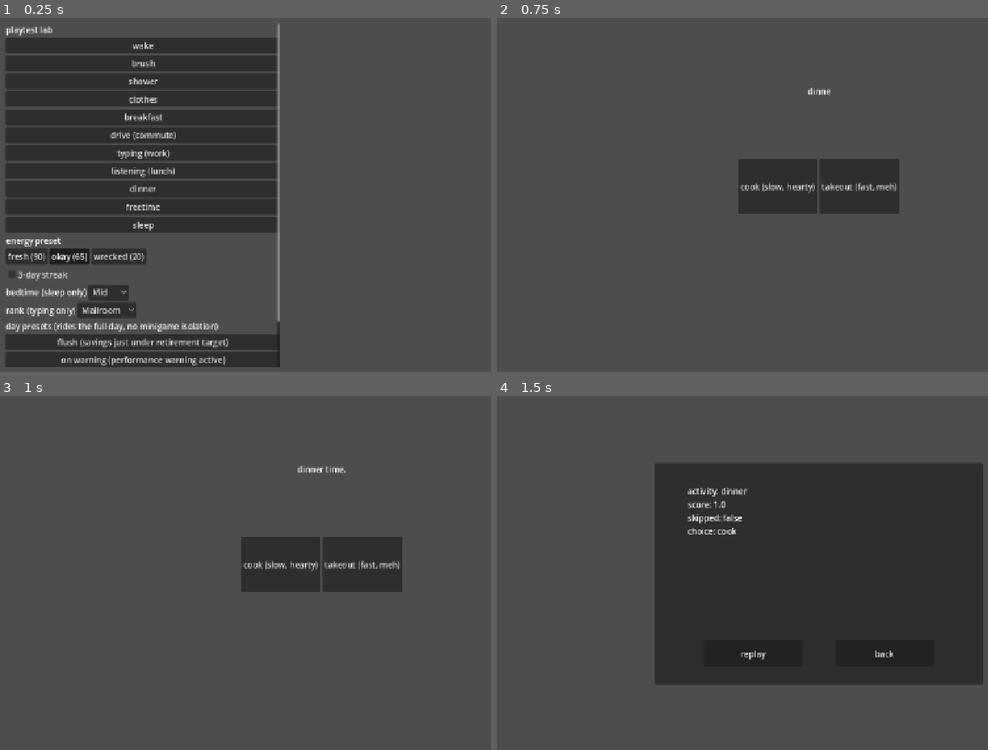
Above: before the commit, frames 1-4 (two rows, left to right).
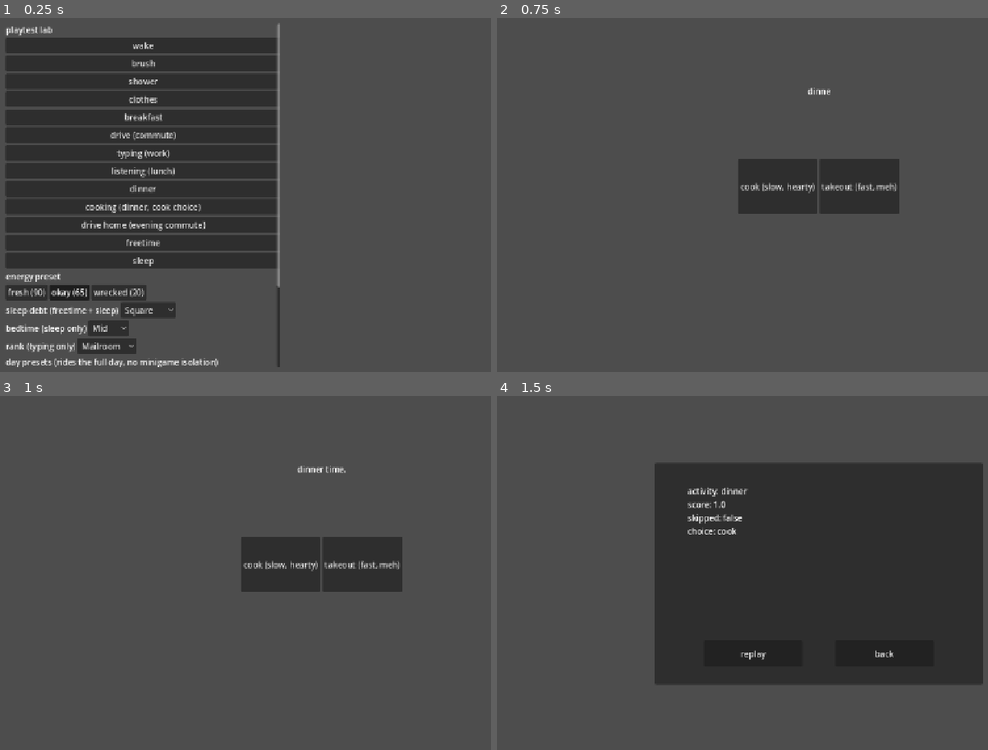
Above: after the commit, the same moments.

Repository: Crawford-Young/dog-eat-dog
Game: Godot game, scene res://scenes/dev/lab.tscn
Same seed, same stepped clock (60 frames per second), same inputs: the game is played once before the commit and once after it. This scene is started directly instead of the project's main scene.
Inputs:
- Up to frame 1 (0.25 s): no input
- Up to frame 2 (0.75 s): click "dinner" at 0.5 s
- Up to frame 3 (1 s): no input
- Up to frame 4 (1.5 s): click "cook (slow, hearty)" at 1.25 s

The runs differ from the first frame. In frame 1, 11% of the frame differs, in the area x 1-58%, y 52-99%; in frame 2, nothing differs; in frame 3, nothing differs; in frame 4, nothing differs.

Commit message:
feat(lab): reach the evening and the chronic-debt case
The habit checkbox retires with played_late and becomes a debt preset
feeding both the freetime pull and the sleep beat's ledger line. Adds
cooking and drive-home launchers, and an in_debt day preset that starts a
dog three nights behind - without it the ceiling curve, which is the
entire difficulty of the mechanic, cannot be tuned in one sitting.

Co-Authored-By: Claude Opus 5 (1M context) <noreply@anthropic.com>

Diff:
--- a/scenes/dev/lab.tscn
+++ b/scenes/dev/lab.tscn
@@ -54,6 +54,12 @@
 [node name="Dinner" type="Button" parent="Menu/MenuBox/Activities"]
 text = "dinner"
 
+[node name="Cooking" type="Button" parent="Menu/MenuBox/Activities"]
+text = "cooking (dinner, cook choice)"
+
+[node name="Drive_home" type="Button" parent="Menu/MenuBox/Activities"]
+text = "drive home (evening commute)"
+
 [node name="Freetime" type="Button" parent="Menu/MenuBox/Activities"]
 text = "freetime"
 
@@ -82,9 +88,13 @@
 button_group = SubResource("EnergyGroup")
 text = "wrecked (20)"
 
-[node name="HabitCheck" type="CheckBox" parent="Menu/MenuBox"]
+[node name="DebtRow" type="HBoxContainer" parent="Menu/MenuBox"]
+
+[node name="DebtLabel" type="Label" parent="Menu/MenuBox/DebtRow"]
+text = "sleep debt (freetime + sleep)"
+
+[node name="DebtOption" type="OptionButton" parent="Menu/MenuBox/DebtRow"]
 unique_name_in_owner = true
-text = "3-day streak"
 
 [node name="BedtimeRow" type="HBoxContainer" parent="Menu/MenuBox"]
 
@@ -123,6 +133,9 @@
 [node name="Late_Morning" type="Button" parent="Menu/MenuBox/DayPresets"]
 text = "late morning (20-min budget — rides the clock to red + the late beat)"
 
+[node name="In_debt" type="Button" parent="Menu/MenuBox/DayPresets"]
+text = "in debt (three-plus nights behind, ceiling down but not sick yet)"
+
 [node name="Host" type="Control" parent="."]
 unique_name_in_owner = true
 anchor_right = 1.0
--- a/scripts/dev/lab.gd
+++ b/scripts/dev/lab.gd
@@ -1,11 +1,11 @@
 extends Control
 
 ## Dev-only playtest lab: launches any single minigame in isolation with a
-## chosen energy preset (+ habit toggle for freetime, + bedtime override for
-## sleep), then shows the raw finished(result) dict verbatim. This is a dev
-## diagnostic surface, not player-facing UI — the "energy is never shown as a
-## number" rule does NOT bind here; presets and result values are shown raw
-## on purpose so feel can be judged per activity.
+## chosen energy preset (+ sleep-debt preset for freetime and sleep, +
+## bedtime override for sleep), then shows the raw finished(result) dict
+## verbatim. This is a dev diagnostic surface, not player-facing UI — the
+## "energy is never shown as a number" rule does NOT bind here; presets and
+## result values are shown raw on purpose so feel can be judged per activity.
 ##
 ## Minigame launches never touch GameState, StatEffects, or DaySchedule. The
 ## day presets below are a different class: they construct a fresh GameState
@@ -20,6 +20,8 @@
 	"clothes": preload("res://scenes/minigames/clothes.tscn"),
 	"breakfast": preload("res://scenes/minigames/breakfast.tscn"),
 	"drive": preload("res://scenes/minigames/drive.tscn"),
+	"drive_home": preload("res://scenes/minigames/drive.tscn"),
+	"cooking": preload("res://scenes/minigames/cooking.tscn"),
 	"typing": preload("res://scenes/minigames/typing.tscn"),
 	"listening": preload("res://scenes/minigames/listening.tscn"),
 	"dinner": preload("res://scenes/minigames/dinner.tscn"),
@@ -30,7 +32,7 @@
 # still renders coworker text (and where speech runs fastest) — so the mid
 # preset must land inside it or the listening speed scaling is untestable here.
 const ENERGY_PRESETS := {"fresh": 90.0, "okay": 65.0, "wrecked": 20.0}
-const BEDTIMES := ["early", "mid", "late"]
+const DEBT_PRESETS := {"square": 0.0, "behind": 240.0, "wrecked": 960.0}
 
 ## Full-day presets: each seeds a fresh GameState and rides res://scenes/main.tscn
 ## from an engineered morning instead of hosting a single minigame.
@@ -43,7 +45,7 @@
 @onready var _activities: VBoxContainer = %Activities
 @onready var _day_presets: VBoxContainer = %DayPresets
 @onready var _energy_row: HBoxContainer = %EnergyRow
-@onready var _habit_check: CheckBox = %HabitCheck
+@onready var _debt_option: OptionButton = %DebtOption
 @onready var _bedtime_option: OptionButton = %BedtimeOption
 @onready var _rank_option: OptionButton = %RankOption
 @onready var _host: Control = %Host
@@ -62,9 +64,12 @@
 			child.pressed.connect(_on_day_preset_pressed.bind(String(child.name).to_lower()))
 	_replay_button.pressed.connect(_on_replay_pressed)
 	_back_button.pressed.connect(_on_back_pressed)
-	for bedtime in BEDTIMES:
+	for bedtime in BalanceConfig.BANDS:
 		_bedtime_option.add_item(bedtime.capitalize())
-	_bedtime_option.selected = BEDTIMES.find("mid")
+	_bedtime_option.selected = BalanceConfig.BANDS.find("mid")
+	for preset in DEBT_PRESETS:
+		_debt_option.add_item(preset.capitalize())
+	_debt_option.selected = 0
 	for rank_name in RankLadder.RANK_NAMES:
 		_rank_option.add_item(rank_name.capitalize())
 	_rank_option.selected = 0
@@ -121,6 +126,13 @@
 		"coffee_morning":
 			state.wallet.savings = 20
 			state.energy = 45.0
+		"in_debt":
+			# Three-plus nights behind: the ceiling is down but not yet
+			# under the sick threshold, so ONE more late night should tip
+			# it. This is the only way to playtest the chronic case without
+			# playing a real week.
+			state.ledger.debt_minutes = cfg.sleep_debt_cap_minutes * 0.6
+			state.refresh_ceiling(cfg)
 	return state
 
 
@@ -162,22 +174,47 @@
 			return Difficulty.breakfast_params(energy, cfg)
 		"drive":
 			return Difficulty.drive_params(energy, cfg)
+		"drive_home":
+			return Difficulty.drive_home_params(energy, cfg)
+		"cooking":
+			return Difficulty.cooking_params(energy, cfg)
 		"typing":
 			return Difficulty.typing_params(energy, cfg, 0, _rank_option.selected)
 		"listening":
 			return Difficulty.listening_params(energy, cfg)
-		"freetime":
-			return Difficulty.temptation_params(energy, cfg, _habit_check.button_pressed)
+		"freetime", "sleep":
+			return _params_for_debt(activity, _selected_debt())
 		"dinner":
 			return {"text_speed": cfg.typewriter_chars_per_sec}
-		"sleep":
-			return {
-				"bedtime": BEDTIMES[_bedtime_option.selected],
-				"text_speed": cfg.typewriter_chars_per_sec,
-				"hold": cfg.sleep_hold_time,
-			}
 		_:
 			return {}
+
+
+## Pure debt -> params mapping for the two activities a sleep debt changes,
+## kept out of _params_for so it can be unit-tested without a scene tree.
+func _params_for_debt(activity: String, debt_minutes: float) -> Dictionary:
+	if activity == "freetime":
+		return Difficulty.temptation_params(_selected_energy(), cfg, debt_minutes)
+	var ledger := SleepLedger.new()
+	ledger.debt_minutes = debt_minutes
+	var band: String = BalanceConfig.BANDS[_bedtime_option.selected]
+	var bed_minute: int = (
+		cfg.bed_early_line_minutes if band == "early"
+		else cfg.bed_mid_line_minutes if band == "mid"
+		else cfg.bed_mid_line_minutes + 30
+	)
+	var slept := float(cfg.morning_start_minutes) + 1440.0 - float(bed_minute)
+	return {
+		"bedtime": band,
+		"bed_clock": DayClock.format_minutes(bed_minute),
+		"ledger": ledger.ledger_text(slept, cfg),
+		"text_speed": cfg.typewriter_chars_per_sec,
+		"hold": cfg.sleep_hold_time,
+	}
+
+
+func _selected_debt() -> float:
+	return DEBT_PRESETS.values()[maxi(_debt_option.selected, 0)]
 
 
 func _selected_energy() -> float:
--- a/tests/unit/test_lab_smoke.gd
+++ b/tests/unit/test_lab_smoke.gd
@@ -166,3 +166,38 @@
 		day_cfg.morning_budget(), BalanceConfig.new().morning_budget(),
 		"non-late-morning presets pass cfg through untouched"
 	)
+
+
+func test_every_evening_activity_has_a_launcher() -> void:
+	var lab := _fresh_lab()
+	for activity in ["cooking", "drive_home", "dinner", "freetime", "sleep"]:
+		assert_true(lab.SCENES.has(activity), "the lab cannot reach '%s'" % activity)
+
+
+func test_the_debt_preset_drives_the_freetime_pull() -> void:
+	# played_late is gone. The habit checkbox that fed it has to go with it, or
+	# the lab's freetime launch is measuring a field that no longer exists.
+	var lab := _fresh_lab()
+	assert_false("_habit_check" in lab, "the habit checkbox retired with played_late")
+	var square: Dictionary = lab._params_for_debt("freetime", 0.0)
+	var behind: Dictionary = lab._params_for_debt("freetime", lab.cfg.sleep_debt_cap_minutes)
+	assert_lt(square.pull_strength, behind.pull_strength)
+
+
+func test_the_debt_preset_writes_the_sleep_beats_ledger_line() -> void:
+	var lab := _fresh_lab()
+	var params: Dictionary = lab._params_for_debt("sleep", lab.cfg.sleep_need_minutes * 3.0)
+	assert_string_contains(params.ledger, "3 nights behind")
+	assert_true(params.has("bed_clock"), "the beat needs a time to state")
+
+
+func test_the_in_debt_day_preset_starts_a_dog_near_the_cliff() -> void:
+	# Without this the playtest gate cannot reach chronic debt without playing a
+	# real week, and the tuning question the whole mechanic hangs on — how far
+	# the ceiling must fall — is unanswerable in one sitting.
+	var lab := _fresh_lab()
+	var state: GameState = lab._preset_state("in_debt")
+	assert_gt(state.ledger.debt_minutes, 0.0)
+	assert_lt(state.energy_ceiling, 100.0, "and the ceiling is already down")
+	assert_gt(state.energy_ceiling, lab.cfg.sick_energy_threshold,
+		"but not sick yet — one more late night should be what does it")
